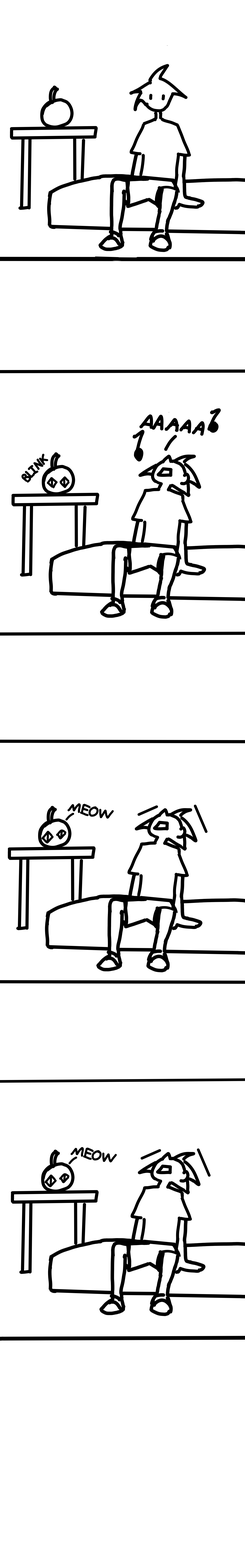
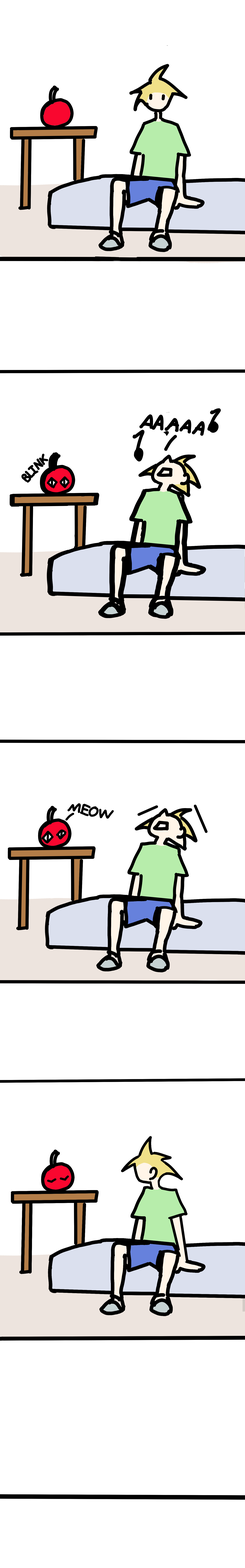
Layers edited between the first and the second 245x1568 image:
painted on "line" over (0, 45, 245, 1500)
removed layer "line" (2nd of 2) over (0, 45, 245, 1083)
added layer "color Merged" above "background" over (0, 45, 245, 1500)
added layer "background" above "Background" over (0, 176, 245, 1341)
